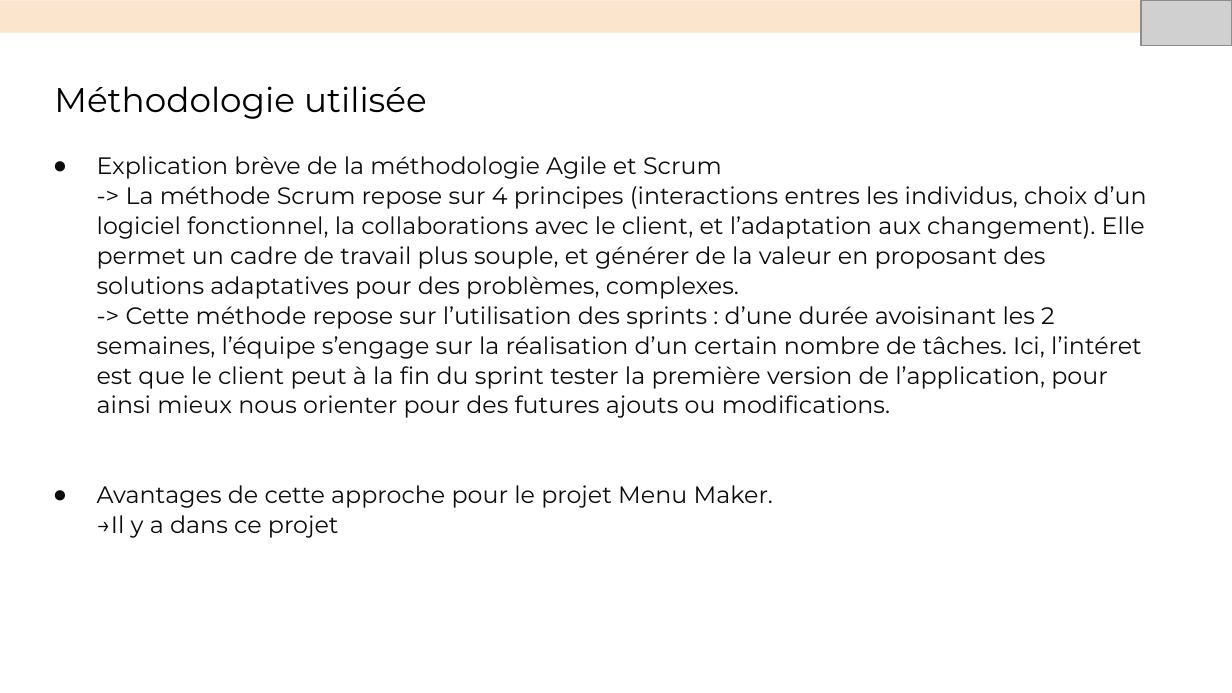
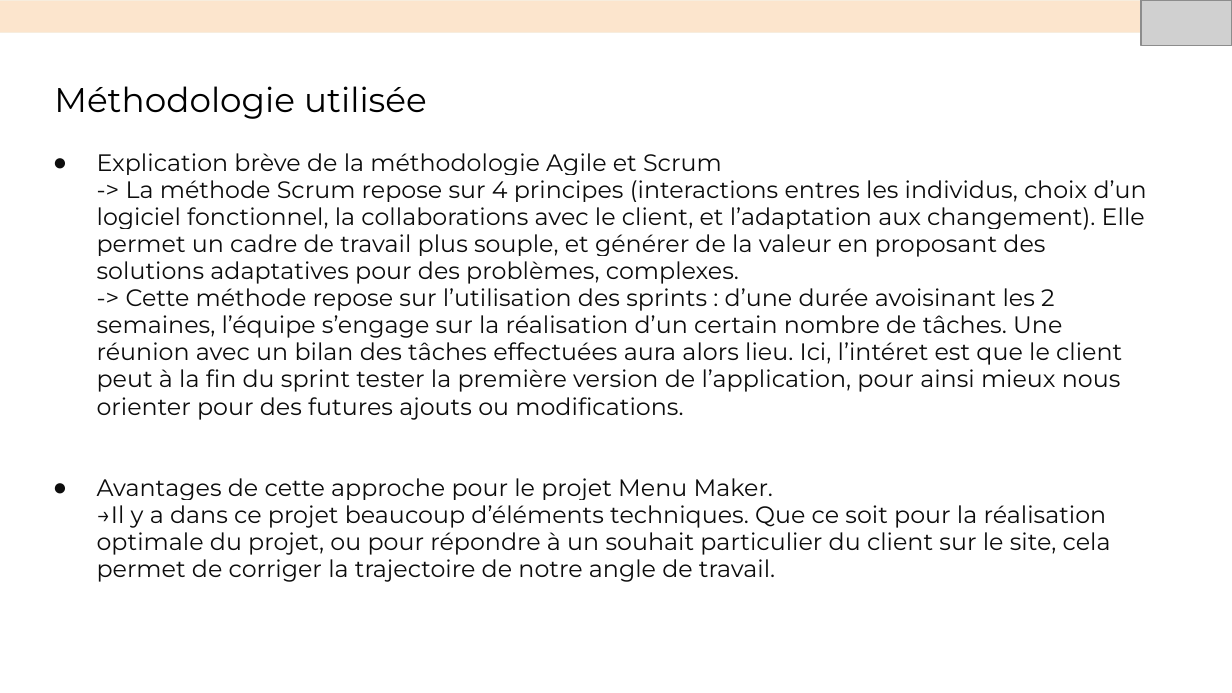
Before and after one commit to Nasus-Stackman/Projet7, a slide deck: slide 7 of Présentation.odp. Drawn at 1232x693 pixels with LibreOffice and Linux fonts; fonts in the diff are those of the drawing; grey boxes stand for pictures. Boxes give left, top, right and bottom in pixels: in the first picture for what was removed or moved away, otherwise in the second. Text is boxed around its words. In the diff, an @@ line names an element or a change of style, - is before the commit and + after.

```diff
--- a/Présentation.odp
+++ b/Présentation.odp
@@ text at (97,153,1147,500): line spacing 1.05 to 0.95 @@
@@ text at (97,283,1122,420): text changed @@
--> Cette méthode repose sur l’utilisation des sprints : d’une durée avoisinant les 2 semaines, l’équipe s’engage sur la réalisation d’un certain nombre de tâches. Ici, l’intéret est que le client peut à la fin du sprint tester la première version de l’application, pour ainsi mieux nous orienter pour des futures ajouts ou modifications.
+-> Cette méthode repose sur l’utilisation des sprints : d’une durée avoisinant les 2 semaines, l’équipe s’engage sur la réalisation d’un certain nombre de tâches. Une réunion avec un bilan des tâches effectuées aura alors lieu. Ici, l’intéret est que le client peut à la fin du sprint tester la première version de l’application, pour ainsi mieux nous orienter pour des futures ajouts ou modifications.
@@ text at (97,505,1111,582): text changed @@
-→Il y a dans ce projet
+→Il y a dans ce projet beaucoup d’éléments techniques. Que ce soit pour la réalisation optimale du projet, ou pour répondre à un souhait particulier du client sur le site, cela permet de corriger la trajectoire de notre angle de travail.
```
Also in this commit, not shown: 2 slides added, 1 slide removed.
